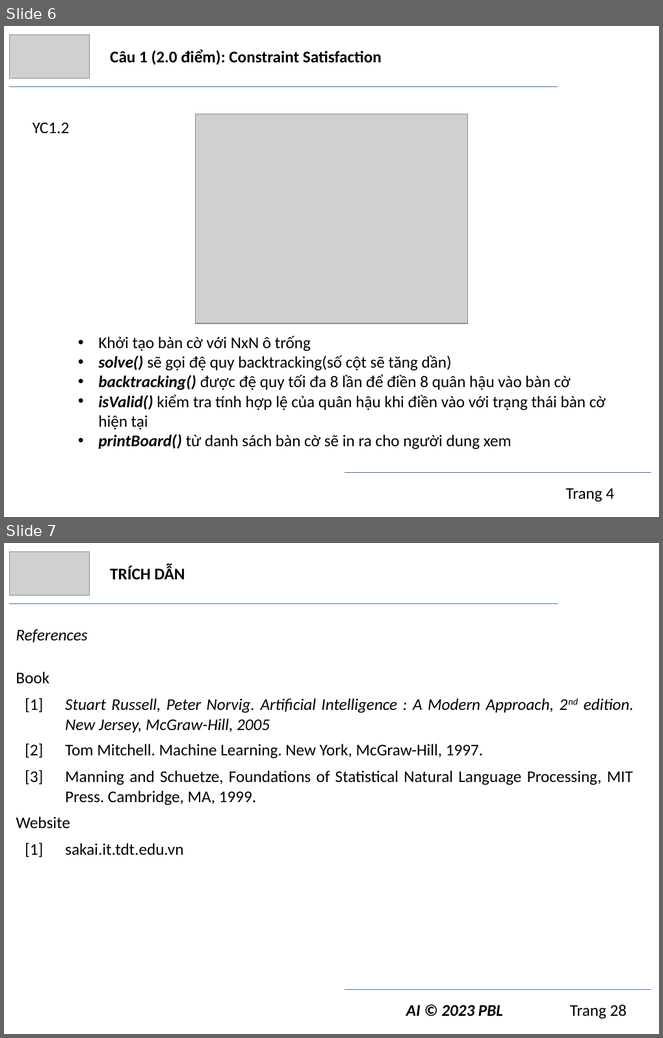
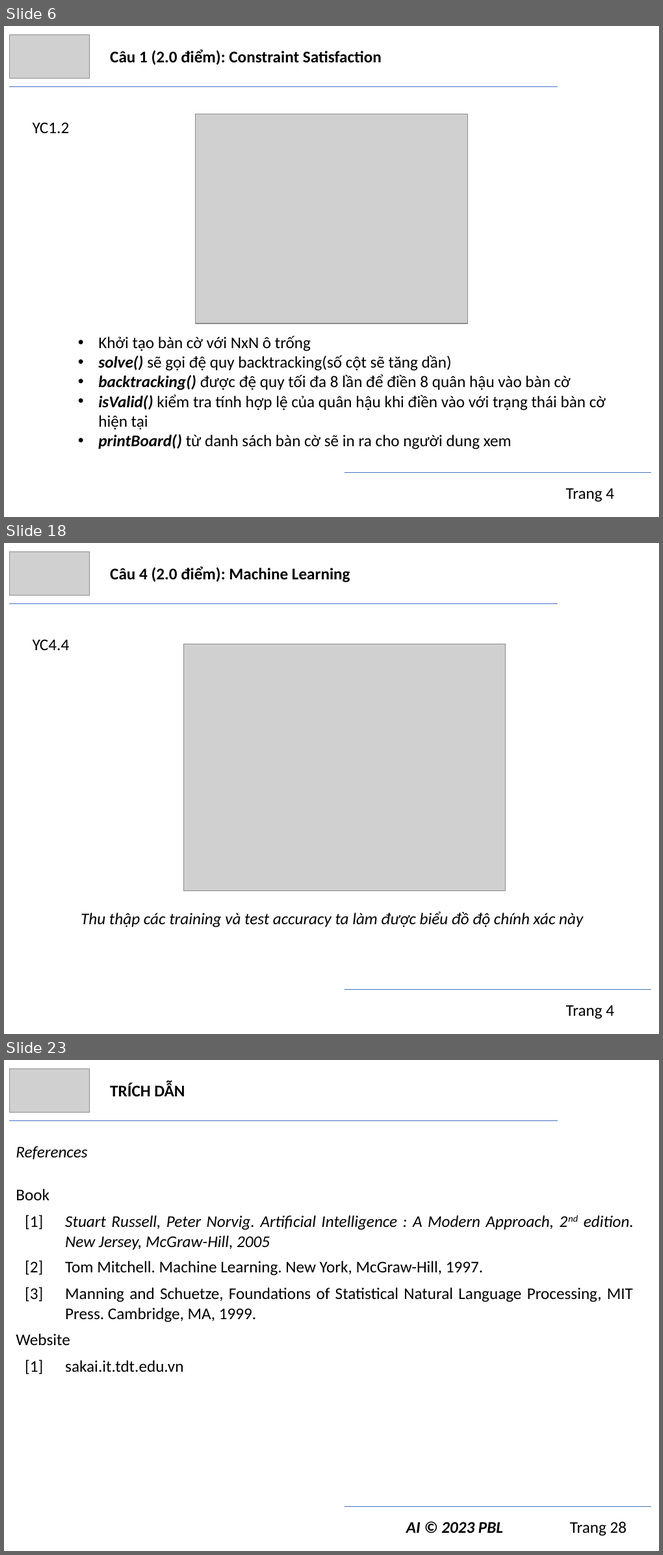
Before and after one commit to trngbro/AI, a slide deck: present/final/presentation.pptx. Shown one above the other, each under a label of ours: slides 6 and 7 before the commit, slides 6, 18 and 23 after it; the slides between them are not shown. The pictures are 663x1038 and 663x1555 pixels, drawn with LibreOffice and Linux fonts; fonts in the diff are those of the drawing; grey boxes stand for pictures. Boxes give left, top, right and bottom in pixels: in the first picture for what was removed or moved away, otherwise in the second. Text is boxed around its words. In the diff, an @@ line names an element or a change of style, - is before the commit and + after.

Commit message:
final present v1
Chưa chỉnh số trang, chưa cập nhật phân chia công việc

```diff
--- a/present/final/presentation.pptx
+++ b/present/final/presentation.pptx
@@ slide 18 added at (4,543,659,1034), background #FFFFFF @@
@@ picture added at (9,551,89,596) @@
@@ text added at (110,566,350,583), 18 pt, text #000000, bold @@
+Câu 4 (2.0 điểm): Machine Learning
@@ line added from (9, 604) to (558, 604), #4472C4 0.5 pt @@
@@ text added at (33,639,70,650), 18 pt, text #000000 @@
+YC4.4
@@ picture added at (183,644,506,891) @@
@@ text added at (81,912,583,928), 18 pt, text #000000, italic @@
+Thu thập các training và test accuracy ta làm được biểu đồ độ chính xác này
@@ line added from (345, 990) to (652, 990), #4472C4 0.5 pt @@
@@ text added at (566,1005,614,1019), 18 pt, text #000000 @@
+Trang 4
@@ what was slide 7 is now slide 23 @@
```
Also in this commit, not shown: 15 other slides added, 2 other files.
